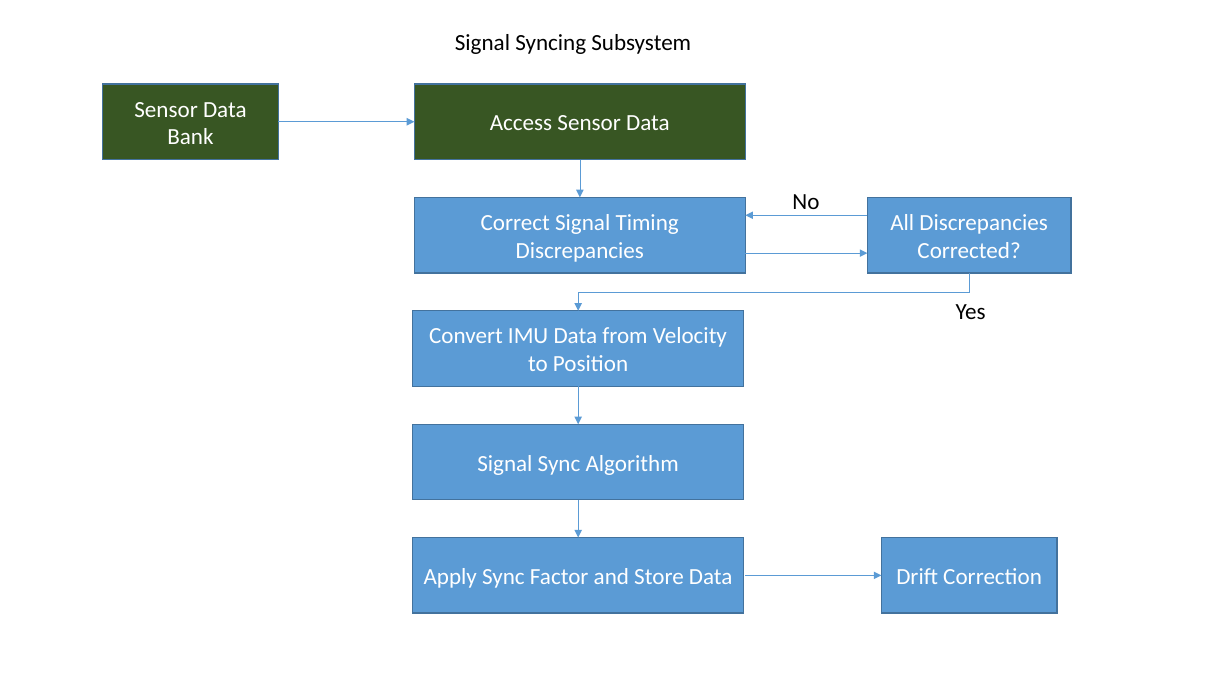
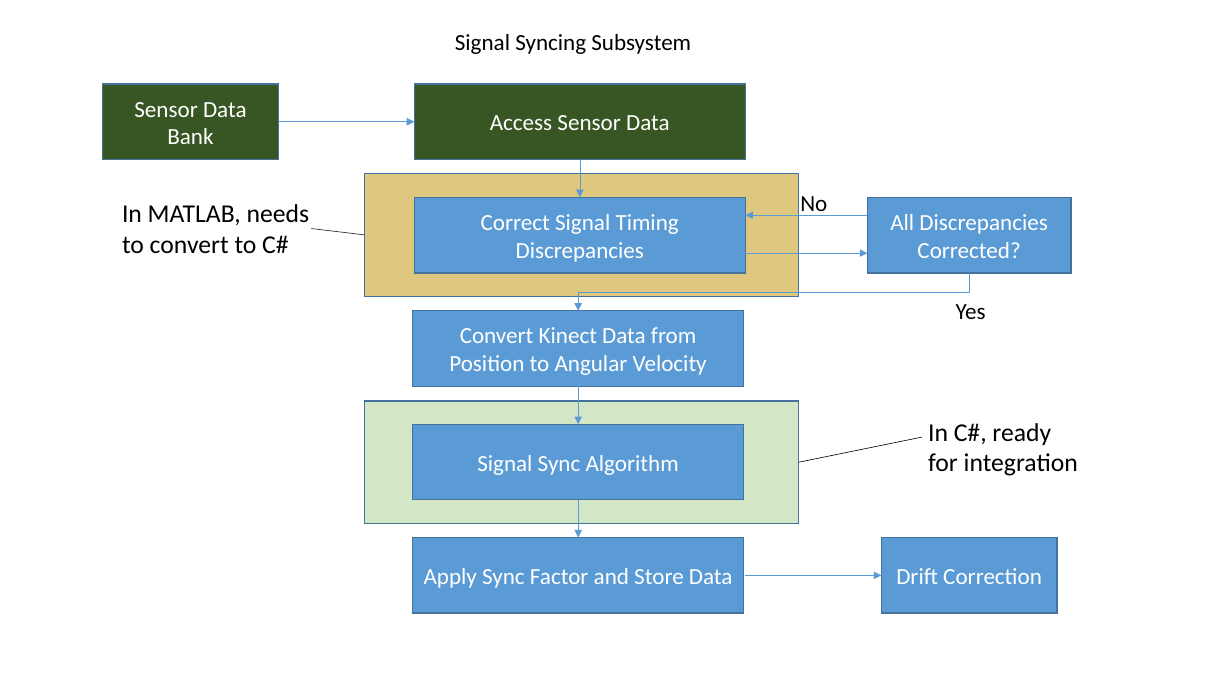
Before and after one commit to aliakbari-phd/Senior-Design-Team2, a slide deck: slide 2 of KevinBurns/Charts, Graphs, and Images/Flow Charts.pptx. Drawn at 1232x693 pixels with LibreOffice and Linux fonts; fonts in the diff are those of the drawing. Boxes give left, top, right and bottom in pixels: in the first picture for what was removed or moved away, otherwise in the second. Text is boxed around its words. In the diff, an @@ line names an element or a change of style, - is before the commit and + after.

```diff
--- a/KevinBurns/Charts, Graphs, and Images/Flow Charts.pptx
+++ b/KevinBurns/Charts, Graphs, and Images/Flow Charts.pptx
@@ rectangle added at [365, 174, 799, 297], fill #BF9000 at 50% opacity, outline #43739E 1 pt @@
@@ text added at [122, 204, 310, 253], 20 pt, text #000000 @@
+In MATLAB, needs to convert to C#
@@ text "No" rewrapped from [792, 194, 819, 209] to [800, 196, 827, 216] @@
@@ line added from (365, 235) to (311, 228), #222A35 0.5 pt @@
@@ text in rectangle at [449, 327, 707, 375]: text changed @@
-Convert IMU Data from Velocity to Position
+Convert Kinect Data from Position to Angular Velocity
@@ rectangle added at [365, 401, 799, 524], fill #A9D18E at 50% opacity, outline #43739E 1 pt @@
@@ line added from (799, 462) to (922, 437), #0D0D0D 0.5 pt @@
@@ text added at [928, 423, 1078, 476], 20 pt, text #000000 @@
+In C#, ready for integration
```
Also in this commit, not shown: 8 other files.
